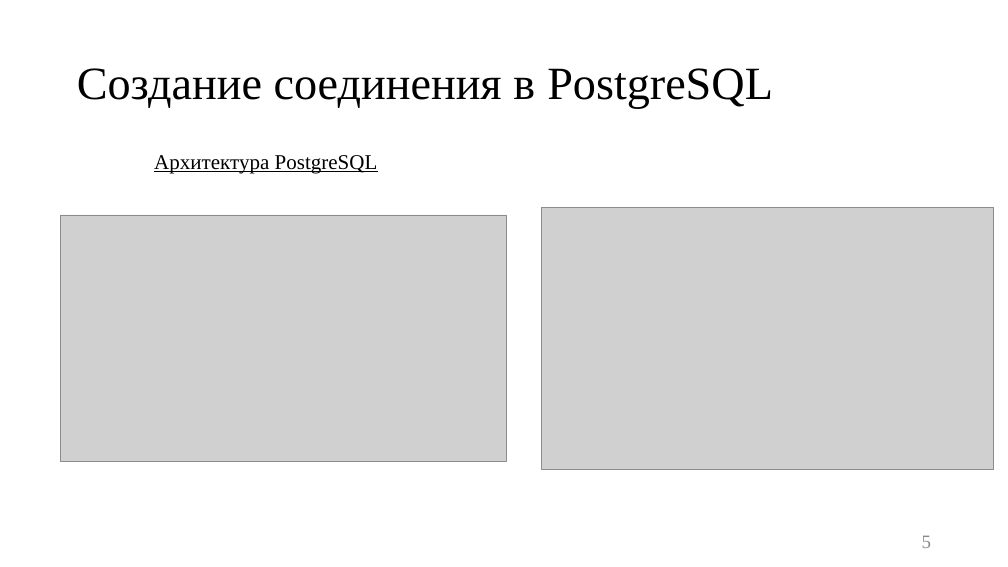
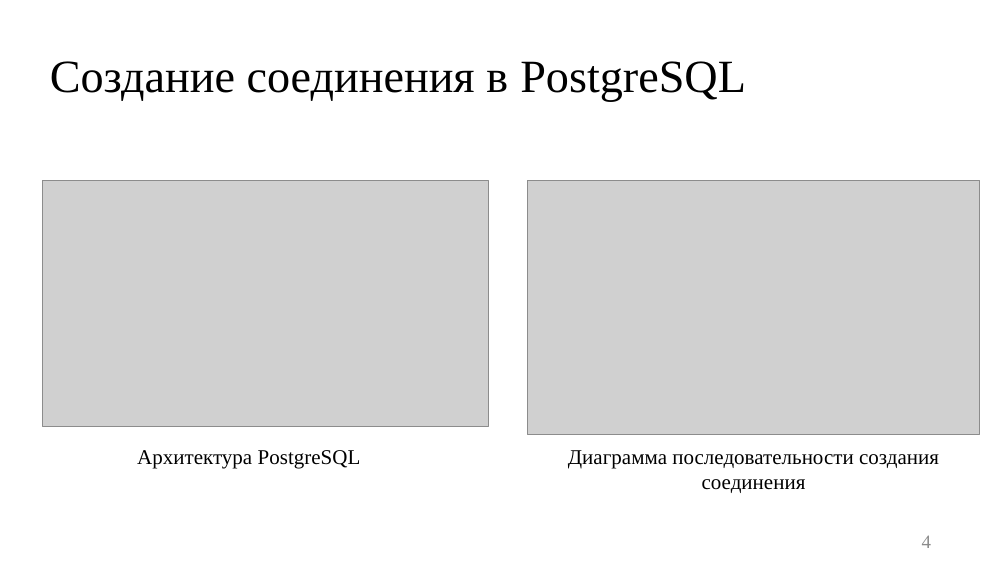
Before and after one commit to platosha-git/Diplom-theory, a slide deck: slide 4 of Презентация.pptx (slide 5 before the commit). Drawn at 1008x567 pixels with LibreOffice and Linux fonts; fonts in the diff are those of the drawing; grey boxes stand for pictures. Boxes give left, top, right and bottom in pixels: in the first picture for what was removed or moved away, otherwise in the second. Text is boxed around its words. In the diff, an @@ line names an element or a change of style, - is before the commit and + after.

```diff
--- a/Презентация.pptx
+++ b/Презентация.pptx
@@ title "Создание соединения в PostgreSQL" moved from (x1=77, y1=68, x2=773, y2=109) to (x1=50, y1=61, x2=746, y2=102) @@
@@ picture moved from (x1=60, y1=215, x2=506, y2=461) to (x1=42, y1=180, x2=488, y2=426) @@
@@ picture resized from (x1=541, y1=207, x2=994, y2=470) to (x1=528, y1=180, x2=980, y2=434) @@
@@ text "Архитектура PostgreSQL" moved from (x1=154, y1=155, x2=378, y2=173) to (x1=137, y1=450, x2=361, y2=468) @@
@@ text "Архитектура PostgreSQL" at (x1=137, y1=450, x2=361, y2=468): underline off @@
@@ text added at (x1=568, y1=450, x2=939, y2=493), 20 pt, text #000000 @@
+Диаграмма последовательности создания соединения
@@ page number at (x1=922, y1=535, x2=931, y2=548): text changed @@
-5
+4
```
Also in this commit, not shown: 8 other slides changed, 2 slides removed, 6 other files.
